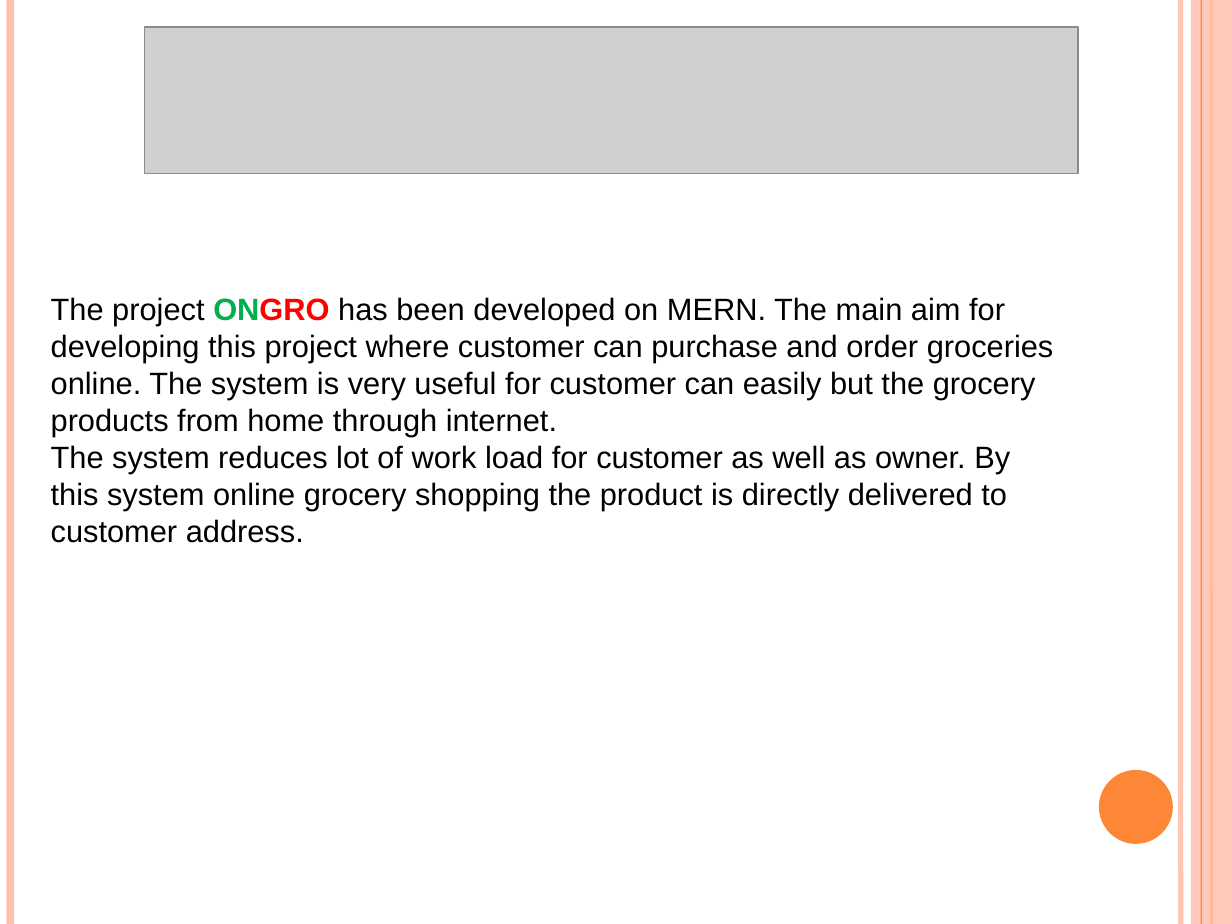
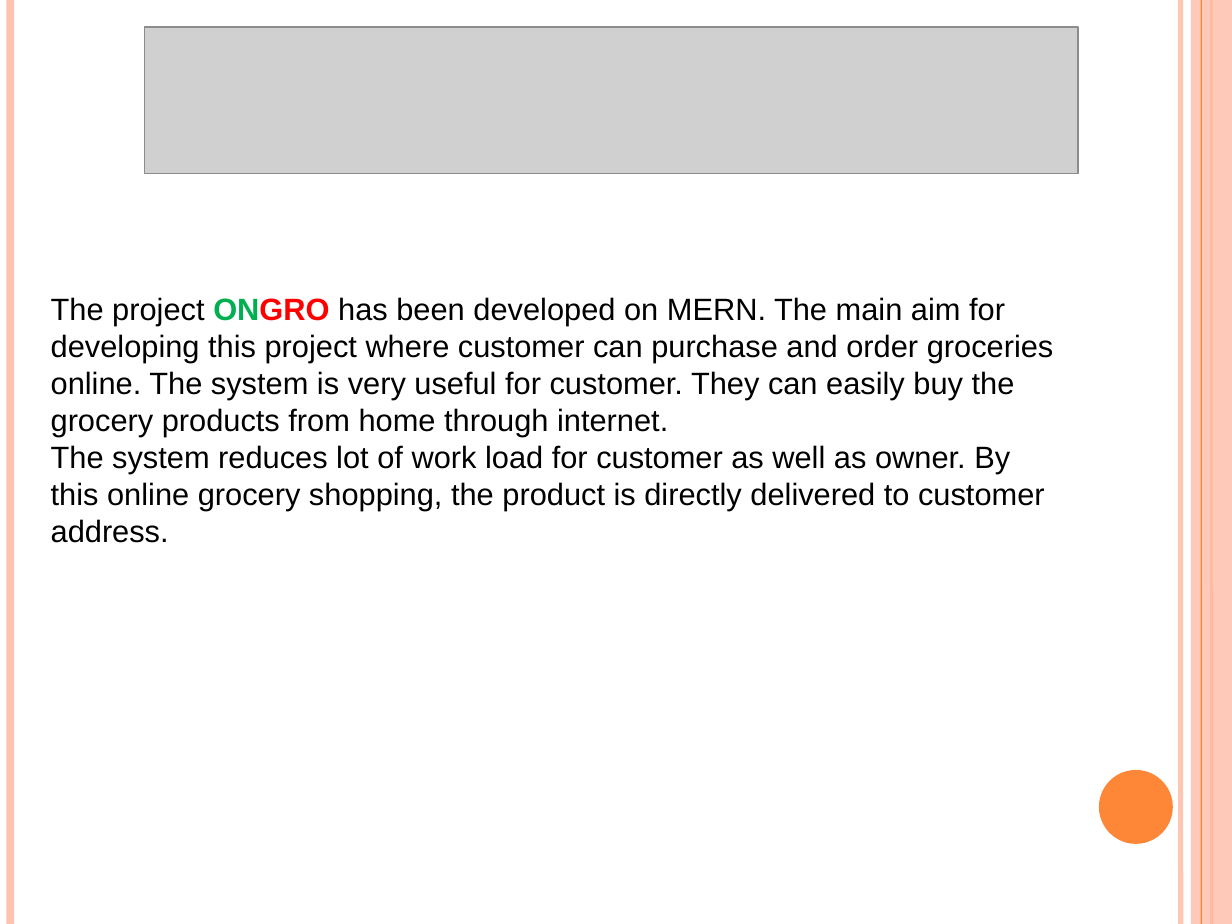
Before and after one commit to kietmcaproject/Mini-project-session-2021-22-Odd-, a slide deck: slide 2 of OnGro ,G.5/ONGRO1.pptx. Drawn at 1232x924 pixels with LibreOffice and Linux fonts; fonts in the diff are those of the drawing; grey boxes stand for pictures. Boxes give left, top, right and bottom in pixels: in the first picture for what was removed or moved away, otherwise in the second. Text is boxed around its words. In the diff, an @@ line names an element or a change of style, - is before the commit and + after.

```diff
--- a/OnGro ,G.5/ONGRO1.pptx
+++ b/OnGro ,G.5/ONGRO1.pptx
@@ text at bbox=[51, 297, 1054, 543]: text changed @@
-The project ONGRO has been developed on MERN. The main aim for developing this project where customer can purchase and order groceries online. The system is very useful for customer can easily but the grocery products from home through internet.
-The system reduces lot of work load for customer as well as owner. By this system online grocery shopping the product is directly delivered to customer address.
+The project ONGRO has been developed on MERN. The main aim for developing this project where customer can purchase and order groceries online. The system is very useful for customer. They can easily buy the grocery products from home through internet.
+The system reduces lot of work load for customer as well as owner. By this online grocery shopping, the product is directly delivered to customer address.
```
Also in this commit, not shown: 4 other slides changed.
